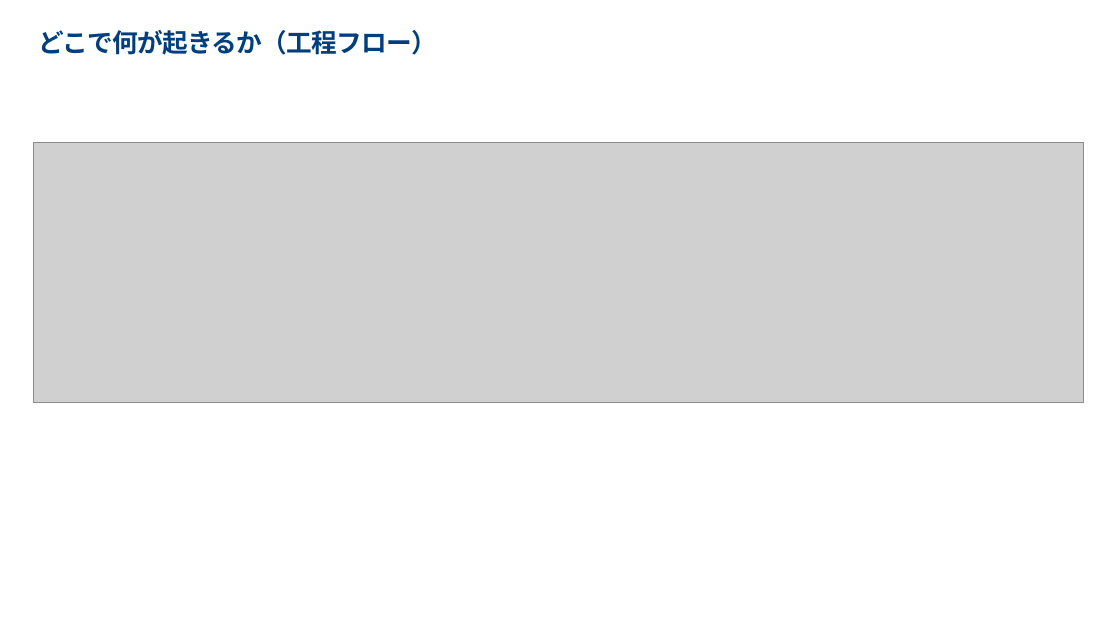
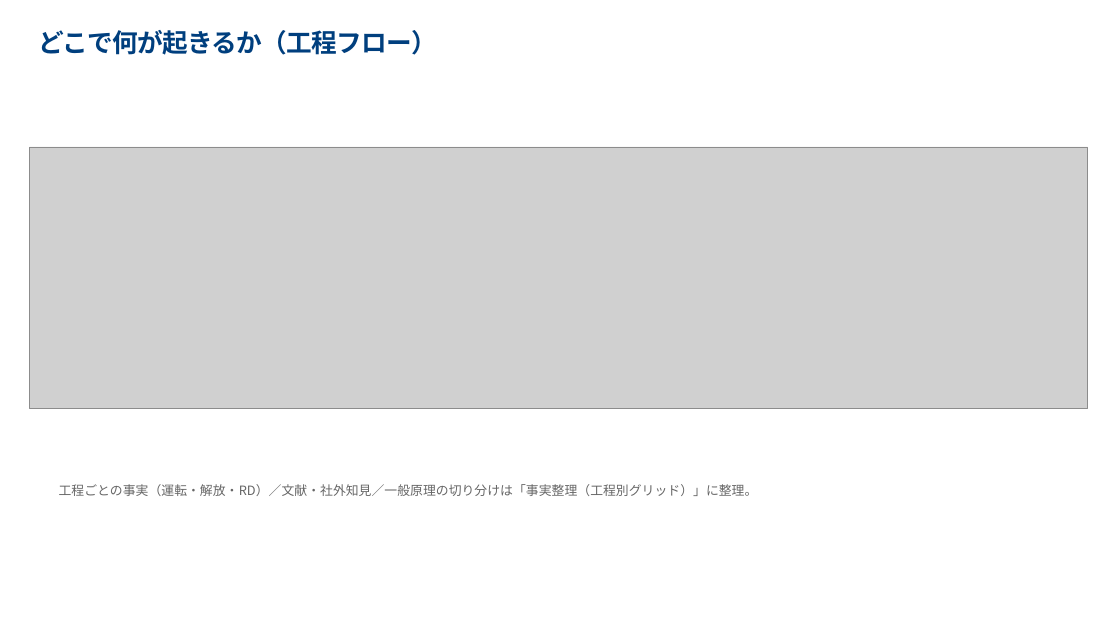
Before and after one commit to hiraoyosa-sys/Base, a slide deck: slide 5 of outputs/製品DEG色相悪化_対策会議.pptx (slide 6 before the commit). Drawn at 1120x630 pixels with LibreOffice and Linux fonts; fonts in the diff are those of the drawing; grey boxes stand for pictures. Boxes give left, top, right and bottom in pixels: in the first picture for what was removed or moved away, otherwise in the second. Text is boxed around its words. In the diff, an @@ line names an element or a change of style, - is before the commit and + after.

```diff
--- a/outputs/製品DEG色相悪化_対策会議.pptx
+++ b/outputs/製品DEG色相悪化_対策会議.pptx
@@ picture: place and size @@
-picture at bbox=[34, 143, 1084, 402]
+picture at bbox=[29, 147, 1088, 409]
@@ text added at bbox=[59, 484, 758, 496], 11 pt, text #666666 @@
+工程ごとの事実（運転・解放・RD）／文献・社外知見／一般原理の切り分けは「事実整理（工程別グリッド）」に整理。
```
Also in this commit, not shown: 1 slide removed, 8 other files.
